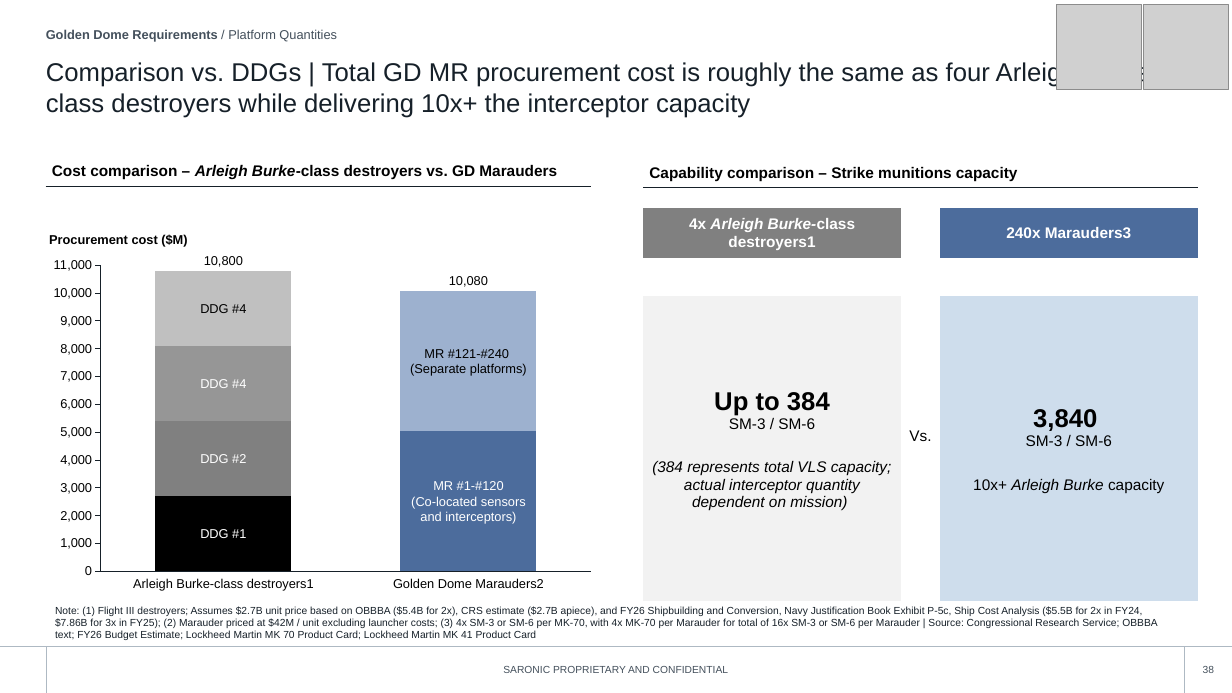
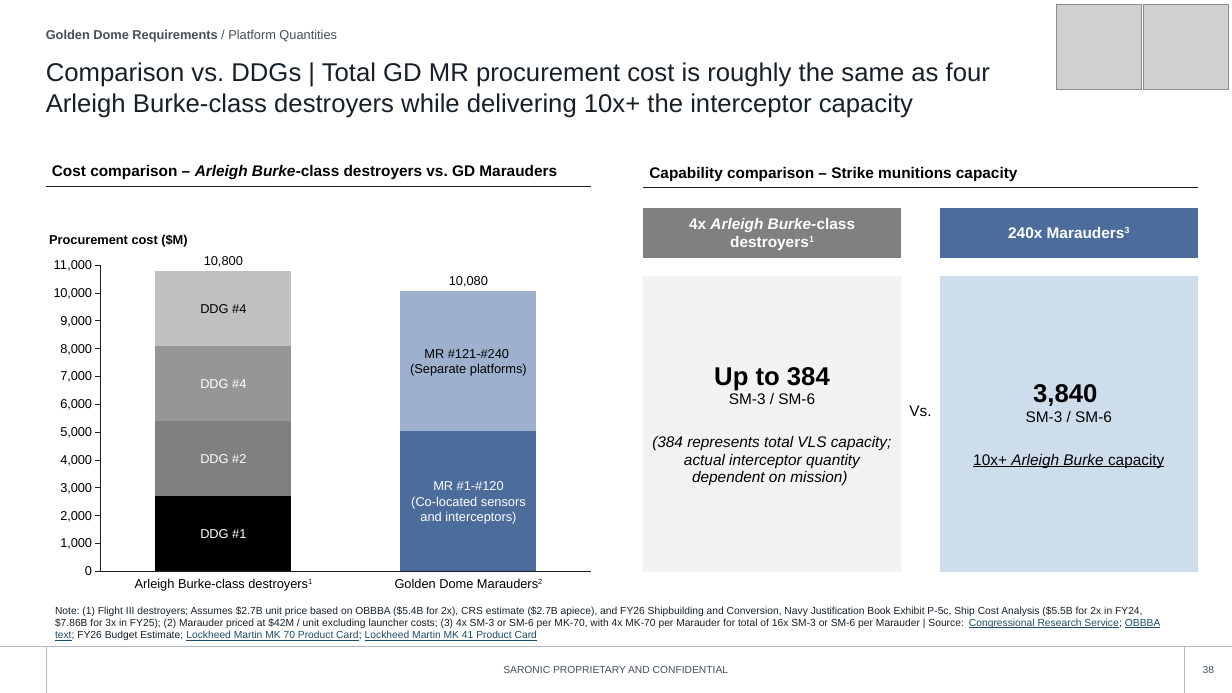
Before and after one commit to toole-brendan/slide_factory, a slide deck: slide 38 of style_library/library.pptx. Drawn at 1232x693 pixels with LibreOffice and Linux fonts; fonts in the diff are those of the drawing; grey boxes stand for pictures; background and template pictures are left out. Boxes give left, top, right and bottom in pixels: in the first picture for what was removed or moved away, otherwise in the second. Text is boxed around its words. In the diff, an @@ line names an element or a change of style, - is before the commit and + after.

```diff
--- a/style_library/library.pptx
+++ b/style_library/library.pptx
@@ title "Comparison vs. DDGs | Total ..." rewrapped from (46, 60, 1159, 118) to (46, 62, 990, 118) @@
@@ table at (643, 156, 1198, 572) @@
@@ now superscript in "destroyers1", "Marauders3" @@
@@ underline on in "10x+ Arleigh Burke capacity" @@
@@ text "Arleigh Burke-class destroyers1" at (135, 578, 245, 591): now superscript in "destroyers1" @@
@@ text "Golden Dome Marauders2" at (395, 578, 473, 588): now superscript in "Marauders2" @@
@@ text "Note: (1) Flight III destroyers; ..." at (55, 606, 1160, 640): text colour #162029 to #1D4D68, underline on in "Congressional Research Service; OBBBA text; Lockheed Martin ..." @@
```
Also in this commit, not shown: 28 other slides changed, 33 other files.
